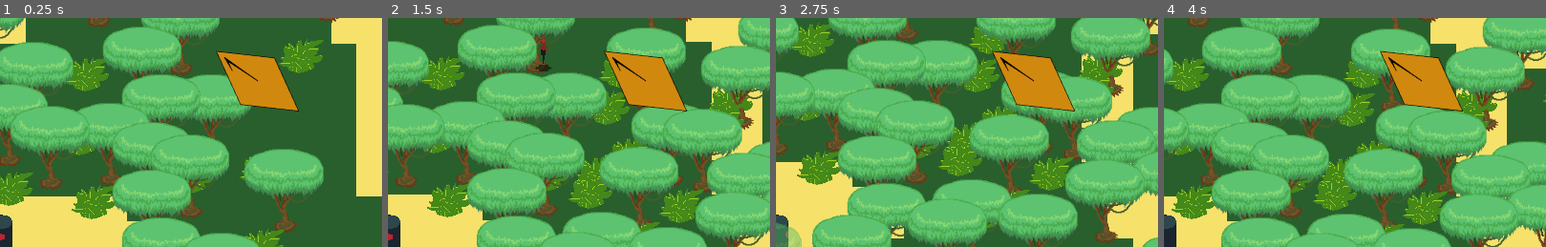
Above: before the commit, frames 1-4 (left to right).
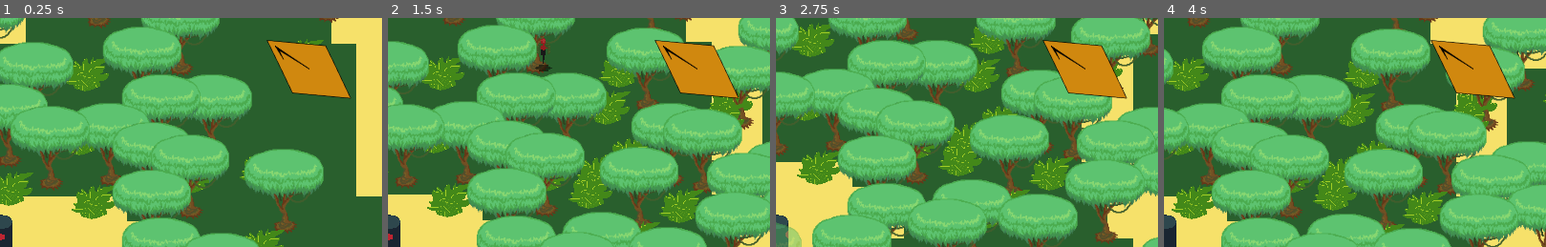
Above: after the commit, the same moments.

Repository: gamkedo-la/Jungle-Adventure
Game: Godot game, scene res://World.tscn
The game is run twice, just before and just after one commit, with the same random seed, the same clock (stepped at 60 frames per second) and the same inputs.
Inputs (mouse positions are % of the whole screen's width and height, from its top left):
- Up to frame 1 (0.25 s): no input
- Up to frame 2 (1.5 s): move the mouse to (72, 45) at 0.52 s; hold Right (ui_right) 0.53-1.28 s; tap C (action) at 0.6, 1.35 s; move the mouse to (30, 55) at 1.27 s; hold Down (ui_down) from 1.28 s (still down)
- Up to frame 3 (2.75 s): move the mouse to (60, 28) at 2.02 s; release Down (ui_down) at 2.03 s; hold Right (ui_right) from 2.03 s (still down); tap C (action) at 2.1 s
- Up to frame 4 (4 s): move the mouse to (45, 70) at 2.77 s; release Right (ui_right) at 2.78 s; hold Up (ui_up) 2.78-3.53 s; tap C (action) at 2.85, 3.6 s; move the mouse to (80, 65) at 3.52 s; hold Left (ui_left) from 3.53 s (still down)
The pictures show only the part of the screen within x 50-100%, y 0-50%; the shares and areas given below are measured in that part.

The runs differ from the first frame. In frame 1, 7.0% of the frame differs, in the area x 56-92%, y 9-41%; in frame 2, 7.0%; in frame 3, 7.0%; in frame 4, 7.0%.

Commit message:
ui (hud): add HUD to prep for landmark ui, move compass into HUD

Diff:
--- a/Landmarks/BurpingClam.tscn
+++ b/Landmarks/BurpingClam.tscn
@@ -159,6 +159,7 @@
 [node name="Sprite2" type="Sprite" parent="."]
 texture = ExtResource( 4 )
 hframes = 6
+frame = 1
 
 [node name="AnimationPlayer" type="AnimationPlayer" parent="."]
 method_call_mode = 1
@@ -169,9 +170,9 @@
 position = Vector2( 9.12205, -40.2715 )
 emitting = false
 amount = 500
-lifetime = 11.126
-speed_scale = 1.3696
-explosiveness = 0.233404
+lifetime = 4.50143
+speed_scale = 0.659607
+explosiveness = 0.662526
 
 [node name="ClamBubblesL" parent="." instance=ExtResource( 3 )]
 position = Vector2( -118.953, 10.0816 )
--- a/RoomGeneration.gd
+++ b/RoomGeneration.gd
@@ -25,7 +25,7 @@
 
 onready var branch_for_members = $BranchForMembers
 onready var branch_for_rooms = $BranchForRooms
-onready var compass = $CanvasLayer/Compass
+onready var compass = $CanvasLayer/HUD/CompassCont/Compass
 
 func _ready():
 	_rng.randomize()
--- /dev/null
+++ b/UI/HUD.gd
@@ -0,0 +1,45 @@
+extends VBoxContainer
+
+onready var vert_margin = $VSpacer
+onready var vert_margin_mid = $VSpacer_MidScreen
+onready var compass_right_margin = $CompassCont/HSpacer
+onready var compass_container = $CompassCont
+onready var compass = $CompassCont/Compass
+onready var landmark_cont = $LandmarkContainer
+
+onready var dimensions = get_viewport_rect()
+# Called when the node enters the scene tree for the first time.
+func _ready():
+	refresh_margins()
+
+	#compass_container.rect_min_size.y = compass.
+	#compass.rect_position.x = dimensions.position.x
+
+func refresh_margins():
+	# HUD Box Positionining
+	rect_position.x = 0
+	rect_position.y = dimensions.position.y
+	rect_min_size = dimensions.size * .90
+
+	# HUD Box Vertical Spacers
+	vert_margin.rect_min_size.y = dimensions.size.y * .1
+	#Compass Box Horizontal Spacer
+	compass_right_margin.rect_size.x = dimensions.size.x * .05
+
+	# Compass Position
+	compass_container.rect_min_size.x = dimensions.size.x * .95
+	compass.rect_position.x = compass_container.rect_size.x * .7
+
+	#Mid Screen Spacer
+	vert_margin_mid.rect_min_size.y = dimensions.size.y * .30
+	vert_margin_mid.rect_min_size.x = dimensions.size.x * .50
+
+	landmark_cont.rect_min_size.x = dimensions.size.x * .50
+	landmark_cont.alignment = BoxContainer.ALIGN_CENTER
+
+
+
+
+func _on_HUD_resized():
+	if dimensions:
+		refresh_margins()
--- a/World.tscn
+++ b/World.tscn
@@ -7,6 +7,8 @@
 [ext_resource path="res://Plant/Temp-Bush.tscn" type="PackedScene" id=5]
 [ext_resource path="res://Plant/Temp-Tree.tscn" type="PackedScene" id=6]
 [ext_resource path="res://Compass/Compass.tscn" type="PackedScene" id=7]
+[ext_resource path="res://UI/HUD.gd" type="Script" id=8]
+[ext_resource path="res://Landmarks/burping_clam_icon.png" type="Texture" id=9]
 
 [sub_resource type="ConvexPolygonShape2D" id=1]
 points = PoolVector2Array( 0, 0, 64, 0, 64, 64, 0, 64 )
@@ -330,14 +332,60 @@
 
 [node name="CanvasLayer" type="CanvasLayer" parent="RoomGenerator"]
 
-[node name="Compass" parent="RoomGenerator/CanvasLayer" instance=ExtResource( 7 )]
-anchor_left = 1.0
-anchor_right = 1.0
-margin_left = -204.0
-margin_top = 100.0
-margin_right = -147.0
-margin_bottom = 59.0
+[node name="HUD" type="VBoxContainer" parent="RoomGenerator/CanvasLayer"]
+margin_right = 40.0
+margin_bottom = 40.0
+script = ExtResource( 8 )
+__meta__ = {
+"_edit_use_anchors_": false
+}
+
+[node name="VSpacer" type="Control" parent="RoomGenerator/CanvasLayer/HUD"]
+margin_right = 1632.0
+margin_bottom = 20.0
+rect_min_size = Vector2( 0, 20 )
+
+[node name="CompassCont" type="HBoxContainer" parent="RoomGenerator/CanvasLayer/HUD"]
+margin_top = 24.0
+margin_right = 1632.0
+margin_bottom = 224.0
+rect_min_size = Vector2( 600, 200 )
+alignment = 2
+
+[node name="Compass" parent="RoomGenerator/CanvasLayer/HUD/CompassCont" instance=ExtResource( 7 )]
+margin_left = 1578.0
+margin_right = 1578.0
+margin_bottom = 200.0
+
+[node name="HSpacer" type="Control" parent="RoomGenerator/CanvasLayer/HUD/CompassCont"]
+margin_left = 1582.0
+margin_right = 1632.0
+margin_bottom = 200.0
+rect_min_size = Vector2( 50, 0 )
+
+[node name="VSpacer_MidScreen" type="Control" parent="RoomGenerator/CanvasLayer/HUD"]
+margin_top = 228.0
+margin_right = 1632.0
+margin_bottom = 728.0
+rect_min_size = Vector2( 0, 500 )
+
+[node name="LandmarkContainer" type="HBoxContainer" parent="RoomGenerator/CanvasLayer/HUD"]
+visible = false
+margin_top = 732.0
+margin_right = 1632.0
+margin_bottom = 832.0
+rect_min_size = Vector2( 0, 100 )
+alignment = 2
+
+[node name="burping_clam_icon" type="TextureRect" parent="RoomGenerator/CanvasLayer/HUD/LandmarkContainer"]
+margin_left = 1559.0
+margin_right = 1632.0
+margin_bottom = 100.0
+texture = ExtResource( 9 )
+[connection signal="resized" from="RoomGenerator/CanvasLayer/HUD" to="RoomGenerator/CanvasLayer/HUD" method="_on_HUD_resized"]
 
 [editable path="RoomGenerator/BranchForRooms/StartingRoom"]
 
 [editable path="RoomGenerator/BranchForRooms/StartingRoom2"]
+
+[editable path="RoomGenerator/CanvasLayer/HUD/CompassCont/Compass"]
Binary file added: Landmarks/WIP Aseprite/burp_clam_surround.aseprite
Binary file added: Landmarks/burping_clam_icon.png
Not shown, added: Landmarks/burping_clam_icon.png.import
Not shown: 1 places in World.tscn that only renumber resources
